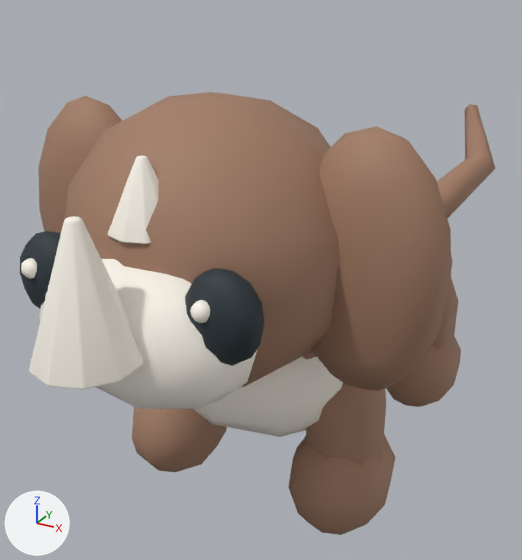
The glTF model public/models/org_sumatranrhino.glb as it was, and as the next commit left it.
Both versions are drawn from a camera (50 mm lens) standing at (0.511, -1.106, 0.867) and looking at (-0.084, -0.024, 0.326). The lights are fixed; the arrows at lower left show +X, +Y and +Z. The picture after the commit comes second. Where no turn or scale is listed for an object, it has been applied to the vertices.

Objects in the first picture: 'Body', 'Eye_L', 'Eye_R', 'Head', 'Leg_BL', 'Leg_FL', 'Leg_FR', 'Tail'.
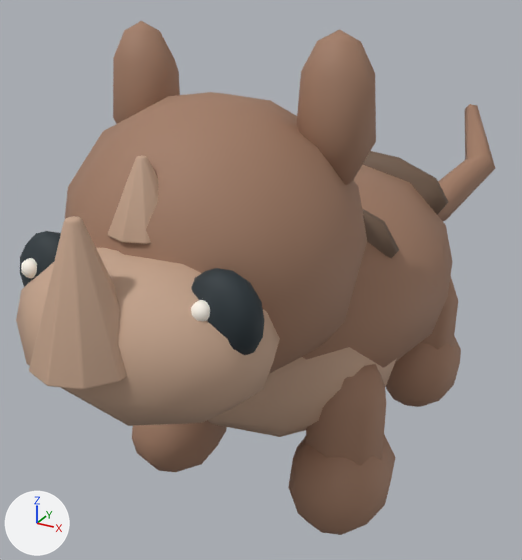
Where the change shows, as pixel boxes [x1, y1, x2, y2] in the pictures (522 x 560 px; the box of a moved part takes in the faces that stretch with it):
'Head', reshaped (15% narrower, 28% taller)
    before: [29, 92, 451, 409]
    after: [16, 21, 376, 426]
part 1 of me_sphere_001, added (brown)
    after: [363, 151, 448, 215]
part 2 of me_sphere_001, added (brown)
    after: [362, 209, 399, 258]
part 3 of me_sphere_001, moved or reshaped
    before: [203, 367, 282, 419]
    after: [213, 367, 282, 419]
part 4 of me_sphere_001, recoloured (white to brown)
    before: [194, 357, 343, 437]
    after: [208, 347, 396, 437]
part 5 of me_sphere_012, rebuilt (21% wider, 19% taller)
    before: [39, 259, 257, 409]
    after: [16, 248, 280, 426]
part 6 of me_sphere_012, added (brown)
    after: [113, 21, 180, 124]
part 7 of me_sphere_012, added (brown)
    after: [296, 29, 376, 185]
part 8 of me_sphere_012, deleted (brown)
    before: [38, 96, 122, 233]
part 9 of me_sphere_012, deleted (brown)
    before: [311, 126, 451, 391]
part 10 of me_sphere_012, moved or reshaped
    before: [65, 189, 304, 387]
    after: [65, 189, 304, 380]
part 11 of me_sphere_012, moved or reshaped
    before: [65, 159, 151, 244]
    after: [109, 236, 151, 244]
part 12 of me_sphere_012, reshaped
    both: [29, 222, 64, 370]
part 13 of me_sphere_012, recoloured
    before: [68, 95, 339, 387]
    after: [68, 95, 367, 374]
part 14 of me_sphere_012, recoloured (darker)
    both: [29, 155, 158, 390]

Diff of the bpy script that builds the scene:
```diff
--- a/public/models/org_sumatranrhino.glb.py
+++ b/public/models/org_sumatranrhino.glb.py
@@ mat_painted_miniature @@
+mat_painted_miniature = bpy.data.materials.new('Painted miniature')
+mat_painted_miniature.use_nodes = True; mat_painted_miniature.node_tree.nodes.clear()
+_N = mat_painted_miniature.node_tree.nodes; _L = mat_painted_miniature.node_tree.links
+n0 = _N.new('ShaderNodeBsdfPrincipled'); n0.name = 'Principled BSDF'
+n0.inputs[2].default_value = 0.7  # 'Roughness'
+n1 = _N.new('ShaderNodeOutputMaterial'); n1.name = 'Material Output'
+n2 = _N.new('ShaderNodeVertexColor'); n2.name = 'Color Attribute'
+_L.new(n0.outputs[0], n1.inputs[0])  # 'BSDF' to 'Surface'
+_L.new(n2.outputs[0], n0.inputs[0])  # 'Color' to 'Base Color'
@@ me_sphere_001 @@
-me_sphere_001.from_pydata(...)  # 116 vertices, 224 faces; spans x -0.256..0.256, y -0.34..0.316, z -0.202..0.22
-me_sphere_001.materials.append(mat_coat)  # brown #a27c65
+me_sphere_001.from_pydata(...)  # 180 vertices, 344 faces; spans x -0.256..0.256, y -0.338..0.316, z -0.202..0.221
+# me_sphere_001 part 1: a new loose piece of 34 vertices spanning x -0.199..0.199, y 0.14..0.194, z 0.054..0.221, in mat_painted_miniature
+# me_sphere_001 part 2: a new loose piece of 34 vertices spanning x -0.199..0.199, y -0.134..-0.08, z 0.054..0.221, in mat_painted_miniature
+# me_sphere_001 part 3: 2 vertices removed from x 0.0, y -0.34..-0.322, z -0.042..0.02; 1 vertex added at x 0.0, y -0.338, z -0.012
+# me_sphere_001 part 4: 96 faces spanning x -0.213..0.213, y -0.322..0.096, z -0.202..0.119 switch from mat_accent (white #fff9ee) to mat_painted_miniature
+# other edits to the shape of me_sphere_001 do not show in these pictures
@@ me_sphere_012 @@
-me_sphere_012.from_pydata(...)  # 690 vertices, 1340 faces; spans x -0.328..0.328, y -0.356..0.179, z -0.137..0.268
-me_sphere_012.materials.append(mat_ink)  # dark blue #263238
+me_sphere_012.from_pydata(...)  # 655 vertices, 1266 faces; spans x -0.213..0.213, y -0.356..0.179, z -0.137..0.346
+# me_sphere_012 part 5: the loose piece of 58 vertices spanning x -0.155..0.155, y -0.281..-0.089, z -0.095..0.107 is rebuilt with 56 vertices and now spans x -0.178..0.178, y -0.319..-0.051, z -0.106..0.117, in mat_painted_miniature
+# me_sphere_012 part 6: a new loose piece of 34 vertices spanning x -0.199..-0.099, y -0.012..0.084, z 0.143..0.346, in mat_painted_miniature
+# me_sphere_012 part 7: a new loose piece of 34 vertices spanning x 0.099..0.199, y -0.012..0.084, z 0.143..0.346, in mat_painted_miniature
+# me_sphere_012 part 8: the loose piece of 58 vertices spanning x -0.328..-0.113, y -0.066..0.042, z -0.113..0.245 is deleted
+# me_sphere_012 part 9: the loose piece of 58 vertices spanning x 0.113..0.328, y -0.066..0.042, z -0.113..0.245 is deleted
+# me_sphere_012 part 10: 18 vertices removed from x -0.107..0.107, y -0.311..-0.186, z -0.053..0.066; 9 vertices added at x -0.112..0.112, y -0.31..-0.196, z -0.053..0.025
+# me_sphere_012 part 11: 8 vertices moved within x -0.027..0.044, y -0.211..-0.135, z 0.129; 8 vertices removed from x -0.044..0.027, y -0.297..-0.127, z 0.129..0.178
+# me_sphere_012 part 12: 3 vertices removed from x -0.06..-0.038, y -0.343..-0.27, z 0.015; 1 vertex added at x -0.039, y -0.343, z 0.015
+# me_sphere_012 part 13: 93 faces spanning x -0.213..0.213, y -0.227..0.179, z -0.137..0.268 switch from mat_coat (brown #a27c65) to mat_painted_miniature
+# me_sphere_012 part 14: 530 faces spanning x -0.061..0.061, y -0.356..-0.126, z 0.012..0.218 switch from mat_accent (white #fff9ee) to mat_painted_miniature
+# other edits to the shape of me_sphere_012 do not show in these pictures
```
